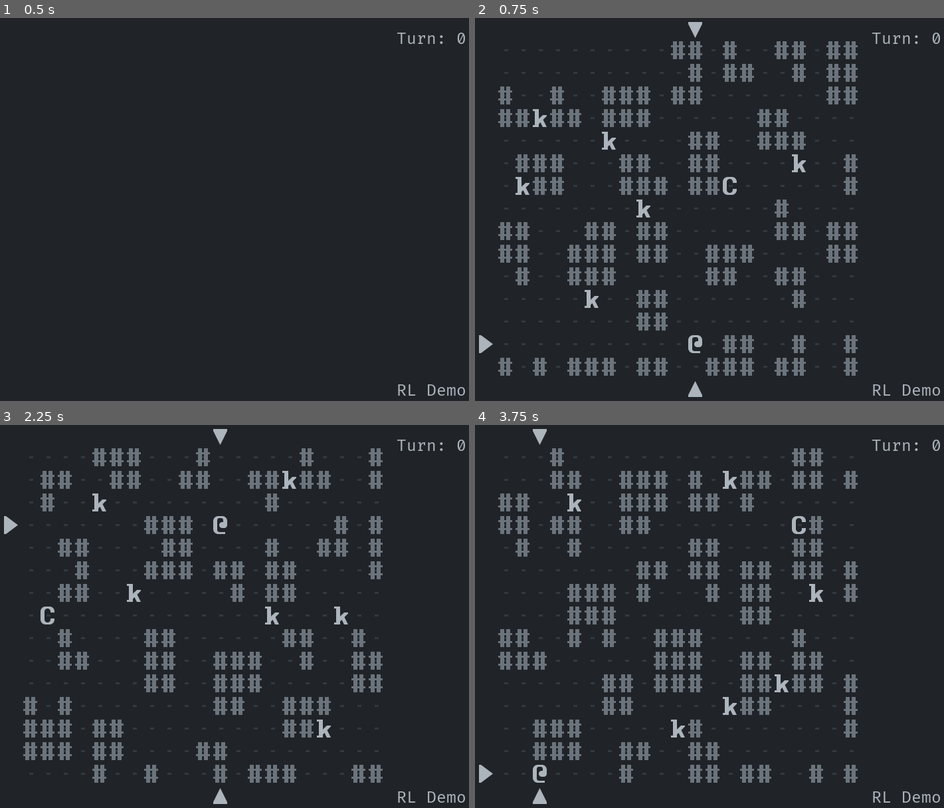
Above: before the commit, frames 1-4 (two rows, left to right).
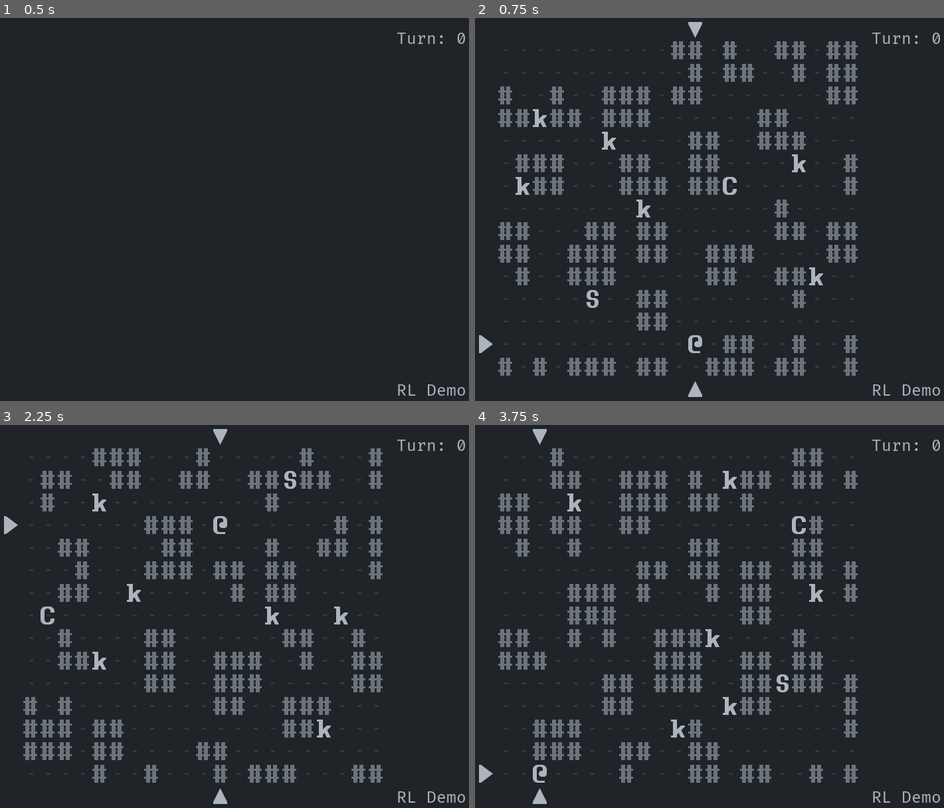
Above: after the commit, the same moments.

Repository: Bozar/OneMoreLevel
Game: Godot game, scene res://scene/main/MainScene.tscn
The game is run twice, just before and just after one commit, with the same random seed, the same clock (stepped at 60 frames per second) and the same inputs.
Inputs:
- Up to frame 1 (0.5 s): no input
- Up to frame 2 (0.75 s): tap Enter at 0.5 s; hold Right (move_right) from 0.53 s (still down); tap Space (init_world) at 0.6 s
- Up to frame 3 (2.25 s): tap Space (init_world) at 1.25, 2.1 s; release Right (move_right) at 1.28 s; hold Down (move_down) 1.28-2.03 s; tap . (wait) at 1.35 s; tap Enter at 2 s; hold Right (move_right) from 2.03 s (still down)
- Up to frame 4 (3.75 s): tap Space (init_world) at 2.75, 3.6 s; release Right (move_right) at 2.78 s; hold Up (move_up) 2.78-3.53 s; tap . (wait) at 2.85 s; tap Enter at 3.5 s; hold Left (move_left) from 3.53 s (still down)

Frame 1 is identical in both runs. In frame 2, 0.2% of the frame differs, in the area x 23-75%, y 65-76%; in frame 3, 0.2%; in frame 4, 0.2%.

Commit message:
Add node: HitPoint.

Diff:
--- a/library/init/InitKnight.gd
+++ b/library/init/InitKnight.gd
@@ -22,6 +22,7 @@
 	_init_wall()
 	_init_PC()
 	_init_knight(KnightCaptain, _new_SubGroupTag.KNIGHT_CAPTAIN)
+	_init_knight(KnightBoss, _new_SubGroupTag.KNIGHT_BOSS)
 
 	for _i in range(max_knight):
 		_init_knight(Knight, _new_SubGroupTag.KNIGHT)
--- /dev/null
+++ b/scene/main/HitPoint.gd
@@ -0,0 +1,24 @@
+extends Node2D
+
+
+var _id_to_hit_point: Dictionary = {}
+var _invalid_hit_point: int = -999
+
+
+func get_hit_point(id: int) -> int:
+	if _id_to_hit_point.has(id):
+		return _id_to_hit_point[id]
+	return _invalid_hit_point
+
+
+func set_hit_point(id: int, hit_point: int) -> void:
+	_id_to_hit_point[id] = hit_point
+
+
+func add_hit_point(id: int, hit_point: int) -> void:
+	if _id_to_hit_point.has(id):
+		_id_to_hit_point[id] += hit_point
+
+
+func remove_data(id: int) -> void:
+	var __ = _id_to_hit_point.erase(id)
--- a/scene/main/MainScene.tscn
+++ b/scene/main/MainScene.tscn
@@ -14,6 +14,7 @@
 [ext_resource path="res://scene/main/PCInput.gd" type="Script" id=12]
 [ext_resource path="res://scene/main/ObjectData.gd" type="Script" id=13]
 [ext_resource path="res://scene/main/SpriteType.gd" type="Script" id=14]
+[ext_resource path="res://scene/main/HitPoint.gd" type="Script" id=15]
 
 [node name="MainScene" type="Node2D"]
 script = ExtResource( 4 )
@@ -59,3 +60,6 @@
 
 [node name="SpriteType" type="Node2D" parent="ObjectData"]
 script = ExtResource( 14 )
+
+[node name="HitPoint" type="Node2D" parent="ObjectData"]
+script = ExtResource( 15 )
--- a/scene/main/ObjectData.gd
+++ b/scene/main/ObjectData.gd
@@ -3,10 +3,15 @@
 
 const OBJECT_STATE: String = "ObjectState"
 const SPRITE_TYPE: String = "SpriteType"
+const HIT_POINT: String = "HitPoint"
 
 var _new_MainGroupTag := preload("res://library/MainGroupTag.gd").new()
 var _new_ObjectStateTag := preload("res://library/ObjectStateTag.gd").new()
 var _new_SpriteTypeTag := preload("res://library/SpriteTypeTag.gd").new()
+
+var _child_node: Array = [
+	OBJECT_STATE, SPRITE_TYPE, HIT_POINT,
+]
 
 
 func _on_InitWorld_sprite_created(new_sprite: Sprite) -> void:
@@ -17,14 +22,13 @@
 
 	get_node(OBJECT_STATE).set_state(id, _new_ObjectStateTag.DEFAULT)
 	get_node(SPRITE_TYPE).set_sprite_type(id, _new_SpriteTypeTag.DEFAULT)
+	get_node(HIT_POINT).set_hit_point(id, 0)
 
 
 func _on_RemoveObject_sprite_removed(remove_sprite: Sprite,
 		_main_group: String, _x: int, _y: int) -> void:
-	var id: int = _get_id(remove_sprite)
-
-	get_node(OBJECT_STATE).remove_data(id)
-	get_node(SPRITE_TYPE).remove_data(id)
+	for cn in _child_node:
+		get_node(cn).remove_data(_get_id(remove_sprite))
 
 
 func get_state(sprite: Sprite) -> String:
@@ -47,5 +51,17 @@
 	get_node(SPRITE_TYPE).set_sprite_type(_get_id(sprite), sprite_type)
 
 
+func get_hit_point(sprite: Sprite) -> int:
+	return get_node(HIT_POINT).get_hit_point(_get_id(sprite))
+
+
+func set_hit_point(sprite: Sprite, hit_point: int) -> void:
+	get_node(HIT_POINT).set_hit_point(_get_id(sprite), hit_point)
+
+
+func add_hit_point(sprite: Sprite, hit_point: int) -> void:
+	get_node(HIT_POINT).add_hit_point(_get_id(sprite), hit_point)
+
+
 func _get_id(sprite: Sprite) -> int:
 	return sprite.get_instance_id()
Not shown: 1 places in scene/main/MainScene.tscn that only renumber resources
